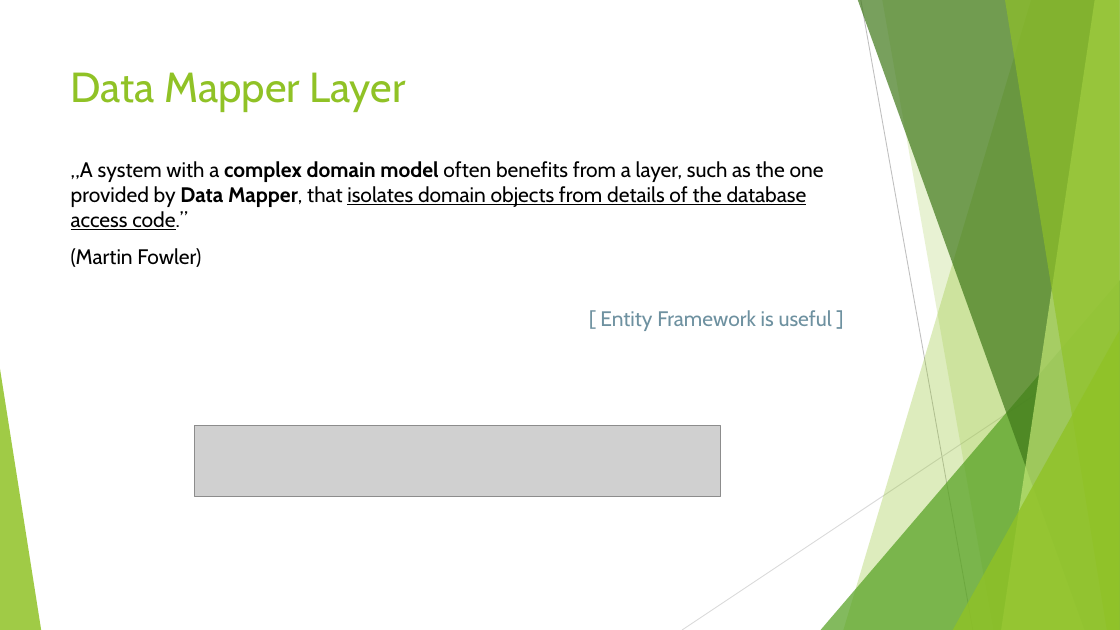
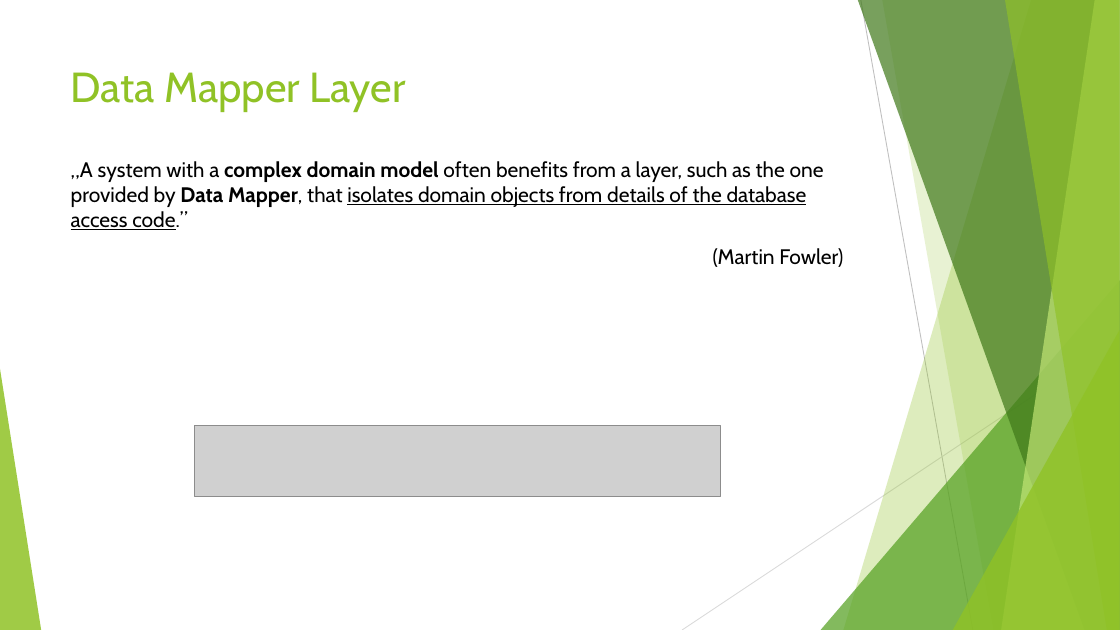
Before and after one commit to lastunicorn/Shop, a slide deck: slide 2 of doc/repository-pattern.pptx. Drawn at 1120x630 pixels with LibreOffice and Linux fonts; fonts in the diff are those of the drawing; grey boxes stand for pictures. Boxes give left, top, right and bottom in pixels: in the first picture for what was removed or moved away, otherwise in the second. Text is boxed around its words. In the diff, an @@ line names an element or a change of style, - is before the commit and + after.

```diff
--- a/doc/repository-pattern.pptx
+++ b/doc/repository-pattern.pptx
@@ text at (713, 248, 843, 267): alignment left to right @@
@@ text removed at (600, 310, 832, 331) @@
-[ Entity Framework is useful ]
```
Also in this commit, not shown: 6 other slides changed, 2 slides added, 1 slide removed, 9 other files.
